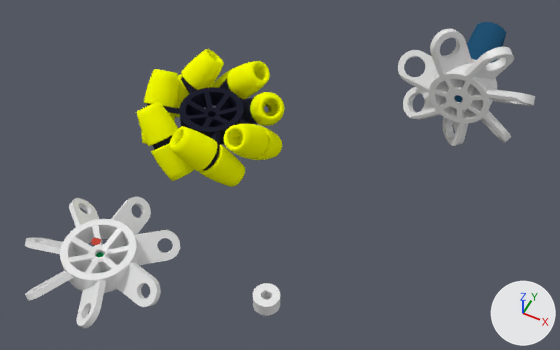
One commit to the Blender file model/mecanum_wheel.blend: the scene before it, then after it.
Both versions are drawn from a 50 mm lens placed at (147.0, -222.5, 254.9), pointed at (41.6, -11.7, -8.6). The lights are fixed; the arrows at lower right show +X, +Y and +Z.

In view in the first picture: 'Hub', 'Hub.002', 'Hub.003', 'Pololu1162 29To1    .001', 'Wheels', 'try'.
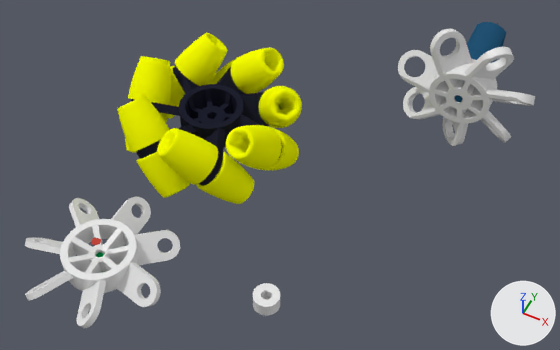
Commit message: kolesa hub32

Location of each change, [x1, y1, x2, y2] in pixels of the pictures (560 x 350 px):
'Wheels On Hub Only', added (yellow)
    after: [117, 33, 302, 204]
'Wheels', deleted (yellow)
    before: [137, 49, 285, 187]
'hub32', added
    after: [131, 66, 282, 185]
'Hub.002', deleted
    before: [147, 76, 257, 170]

Patch to the scene script:
```diff
--- a/model/mecanum_wheel.blend.py
+++ b/model/mecanum_wheel.blend.py
@@ me_hub_004 @@
+me_hub_004.from_pydata(...)  # 1880 vertices, 3828 faces; spans x -39.6..39.6, y -37.2..40.2, z -6.2..7.2
+me_hub_004.materials.append(mat_material)  # dark blue #1f2030
@@ me_wheels_on_hub_only @@
+me_wheels_on_hub_only.from_pydata(...)  # 7286 vertices, 14572 faces; spans x -42.1..42.1, y -42.3..41.9, z -20.8..20.8
+me_wheels_on_hub_only.polygons.foreach_set('use_smooth', [True] * 14572)
+me_wheels_on_hub_only.materials.append(mat_material_001)  # yellow #f7ff00
@@ ob_hub_002 @@
-ob_hub_002 = bpy.data.objects.new('Hub.002', me_hub_001)
-ob_hub_002.location = (0.0, 0.0, 0.0)
@@ ob_wheels @@
-ob_wheels = bpy.data.objects.new('Wheels', me_wheels)
-ob_wheels.location = (0.0, 0.0, 0.0)
@@ ob_hub32 @@
+ob_hub32 = bpy.data.objects.new('hub32', me_hub_004)
+ob_hub32.location = (0.0, 0.0, 0.0)
@@ ob_wheels_on_hub_only @@
+ob_wheels_on_hub_only = bpy.data.objects.new('Wheels On Hub Only', me_wheels_on_hub_only)
+ob_wheels_on_hub_only.location = (0.0, 0.0, 0.0)
```
